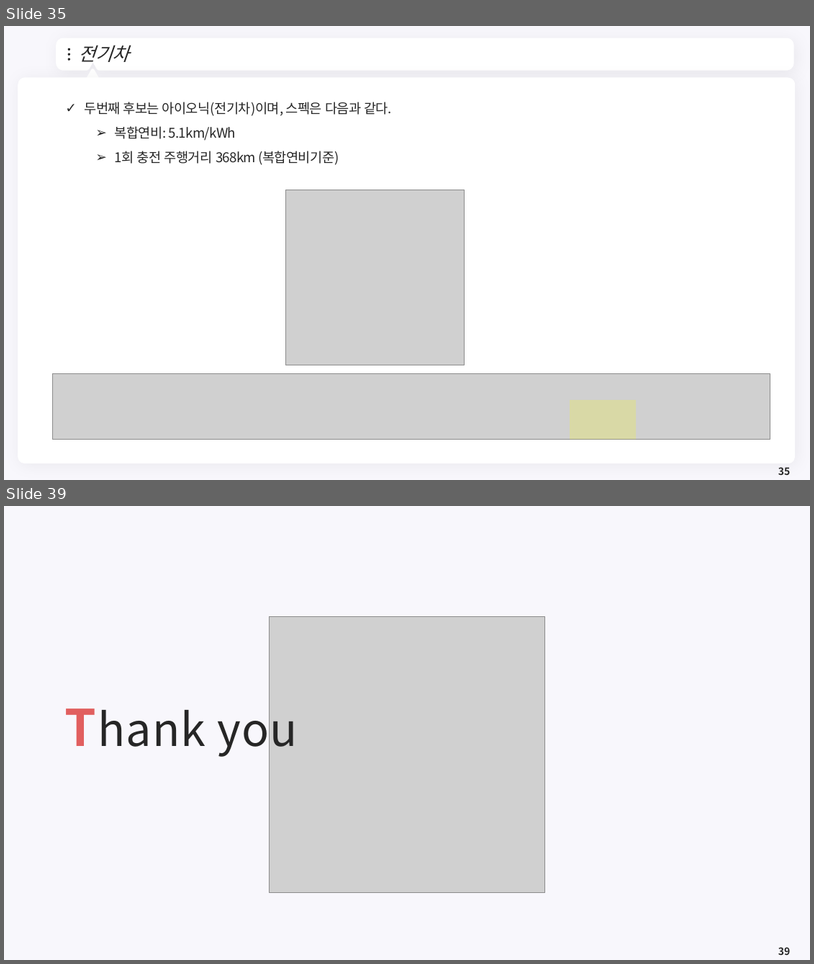
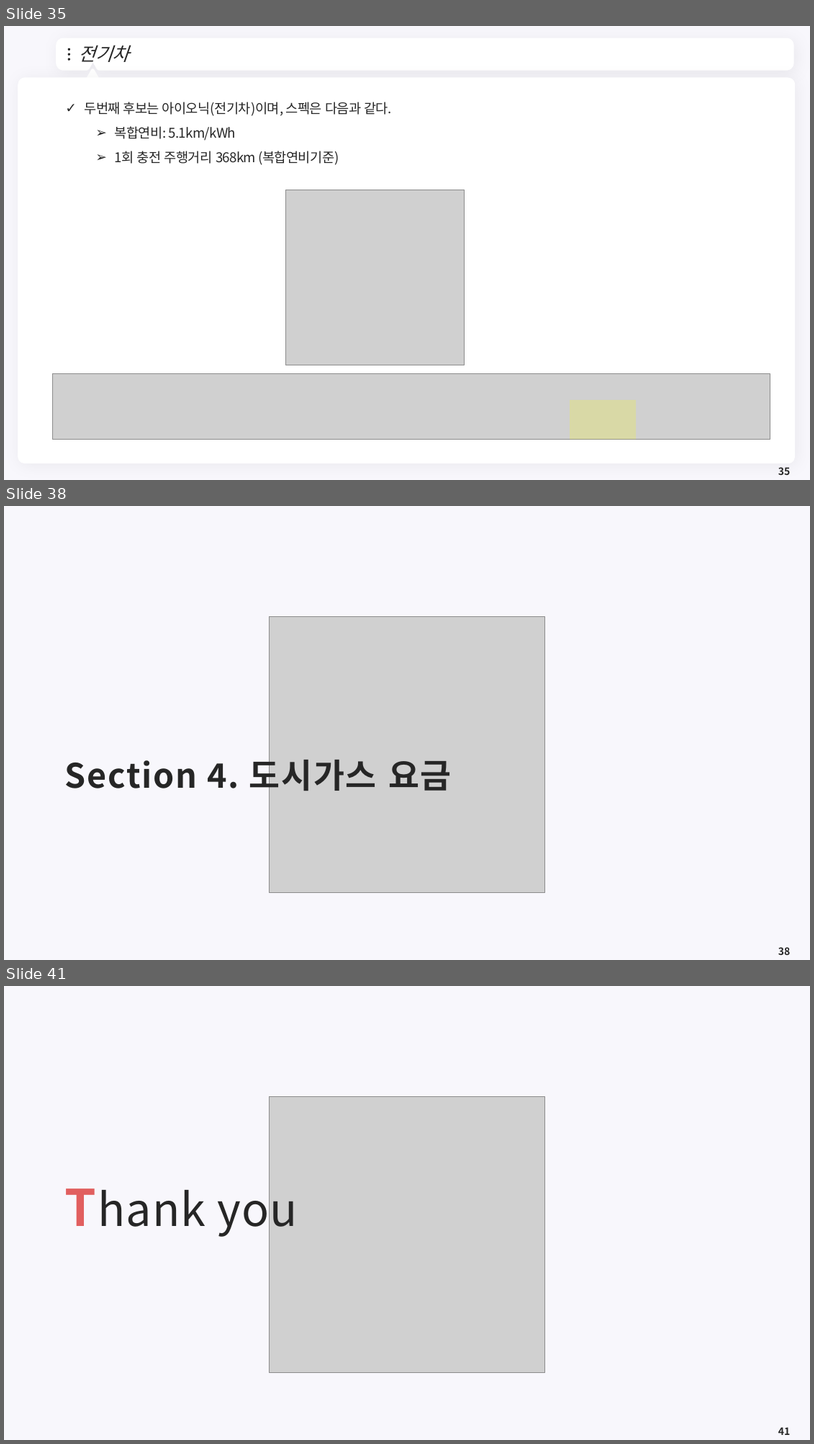
Before and after one commit to meandthey/Teaching, a slide deck: 에너지경제학/자원에너지경제학_Chapter_1.pptx. Shown one above the other, each under a label of ours: slides 35 and 39 before the commit, slides 35, 38 and 41 after it; the slides between them are not shown. The pictures are 814x964 and 814x1444 pixels, drawn with LibreOffice and Linux fonts; fonts in the diff are those of the drawing; grey boxes stand for pictures; background and template pictures are left out. Boxes give left, top, right and bottom in pixels: in the first picture for what was removed or moved away, otherwise in the second. Text is boxed around its words. In the diff, an @@ line names an element or a change of style, - is before the commit and + after.

```diff
--- a/에너지경제학/자원에너지경제학_Chapter_1.pptx
+++ b/에너지경제학/자원에너지경제학_Chapter_1.pptx
@@ slide 38 added at bbox=[4, 506, 810, 960], background #F8F7FC @@
@@ picture added at bbox=[270, 617, 545, 893] @@
@@ title added at bbox=[65, 753, 452, 796], 40 pt, text #262626, bold @@
+Section 4. 도시가스 요금
@@ page number added at bbox=[779, 947, 790, 955], 12 pt, text #262626, bold @@
+38
@@ what was slide 39 is now slide 41 @@
@@ page number at bbox=[779, 1427, 790, 1435]: text changed @@
-39
+41
```
Also in this commit, not shown: 2 slides changed, 2 other slides added, 1 slide removed.
